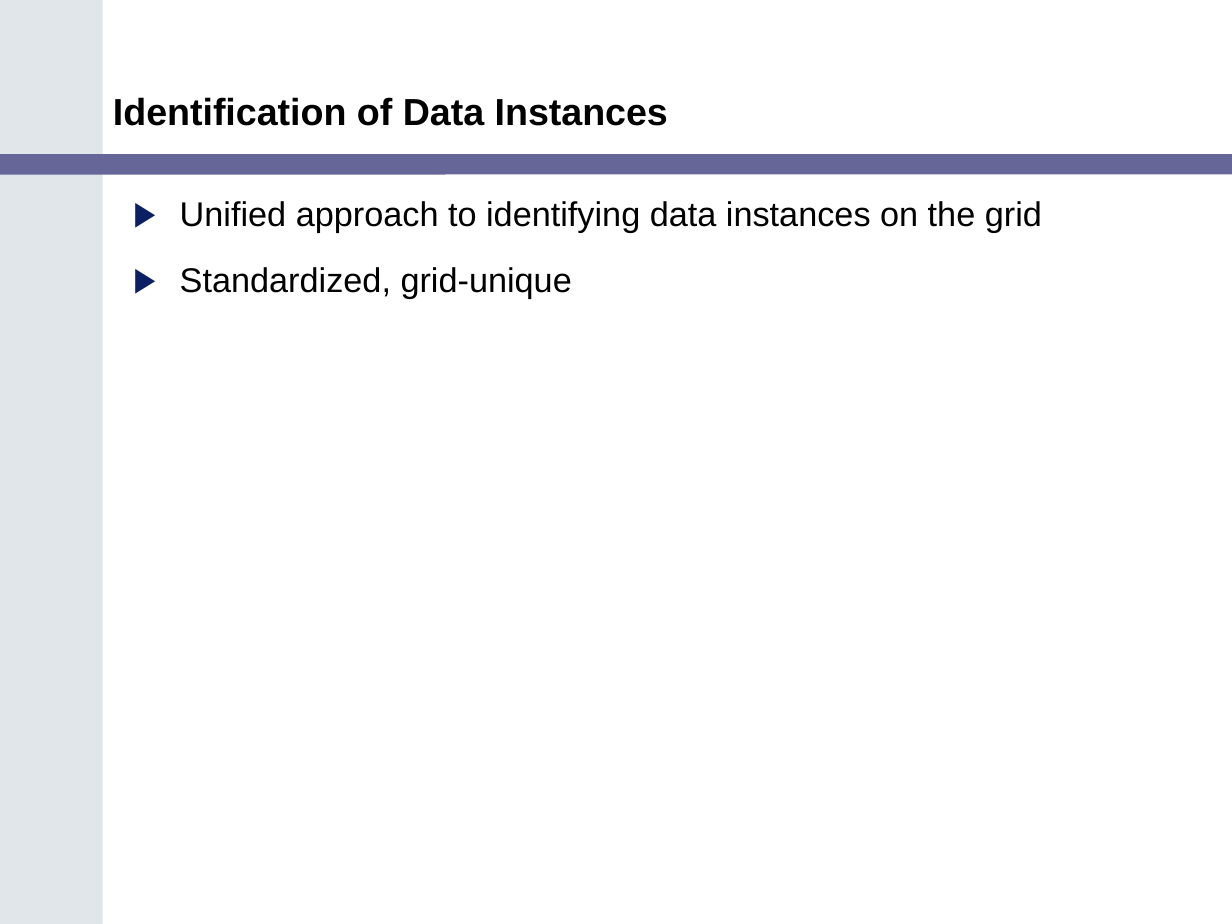
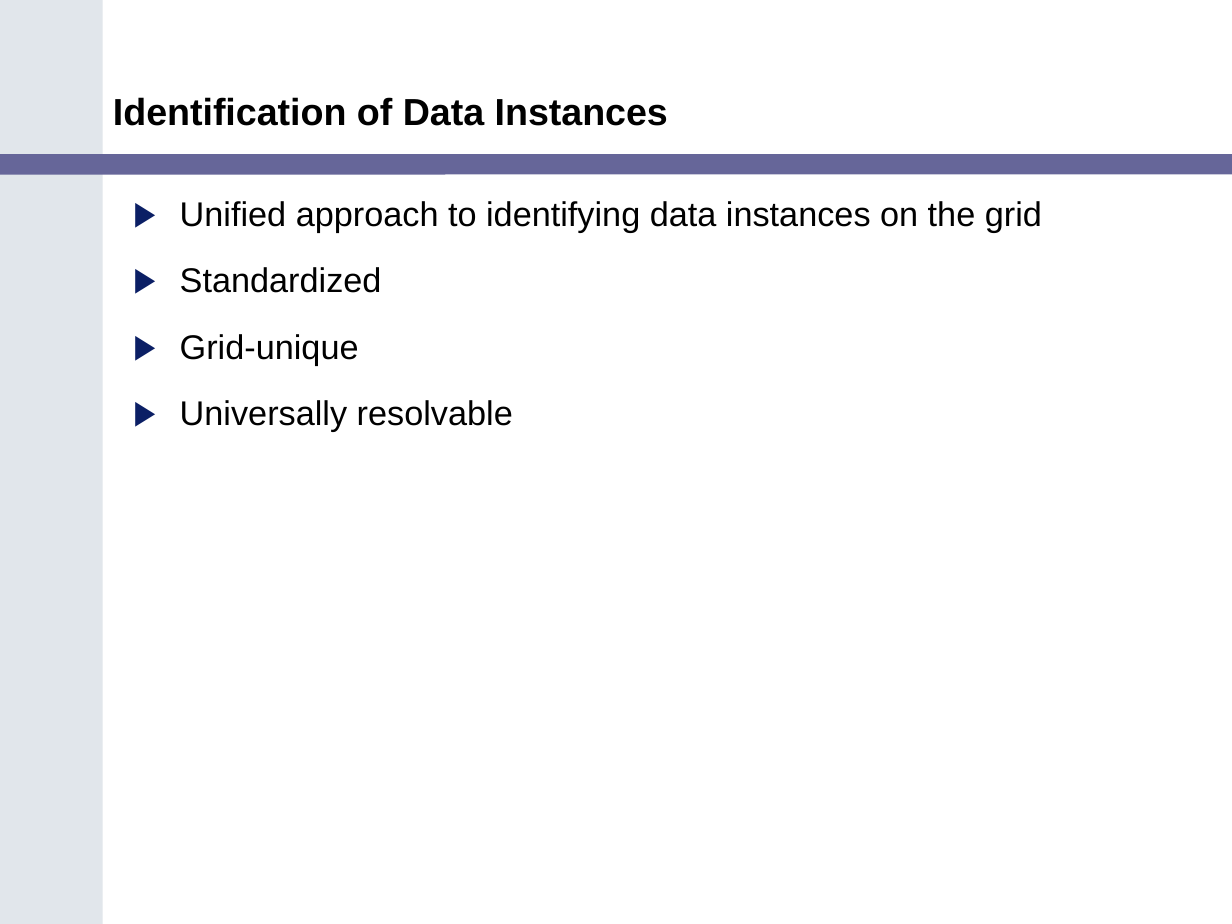
Before and after one commit to NCIP/cagrid-portal, a slide deck: slide 6 of cagrid-1-0/Documentation/presentations/200602_VCDE_ARCH/Gold_Review_Arch_VCDE_Feb1.ppt (slide 7 before the commit). Drawn at 1232x924 pixels with LibreOffice and Linux fonts; fonts in the diff are those of the drawing; background and template pictures are left out. Boxes give left, top, right and bottom in pixels: in the first picture for what was removed or moved away, otherwise in the second. Text is boxed around its words. In the diff, an @@ line names an element or a change of style, - is before the commit and + after.

```diff
--- a/cagrid-1-0/Documentation/presentations/200602_VCDE_ARCH/Gold_Review_Arch_VCDE_Feb1.ppt
+++ b/cagrid-1-0/Documentation/presentations/200602_VCDE_ARCH/Gold_Review_Arch_VCDE_Feb1.ppt
@@ text at (x1=180, y1=267, x2=513, y2=431): text changed @@
-▶ Standardized, grid-unique
+▶ Standardized
+▶ Grid-unique
+▶ Universally resolvable
```
Also in this commit, not shown: 6 other slides changed.
